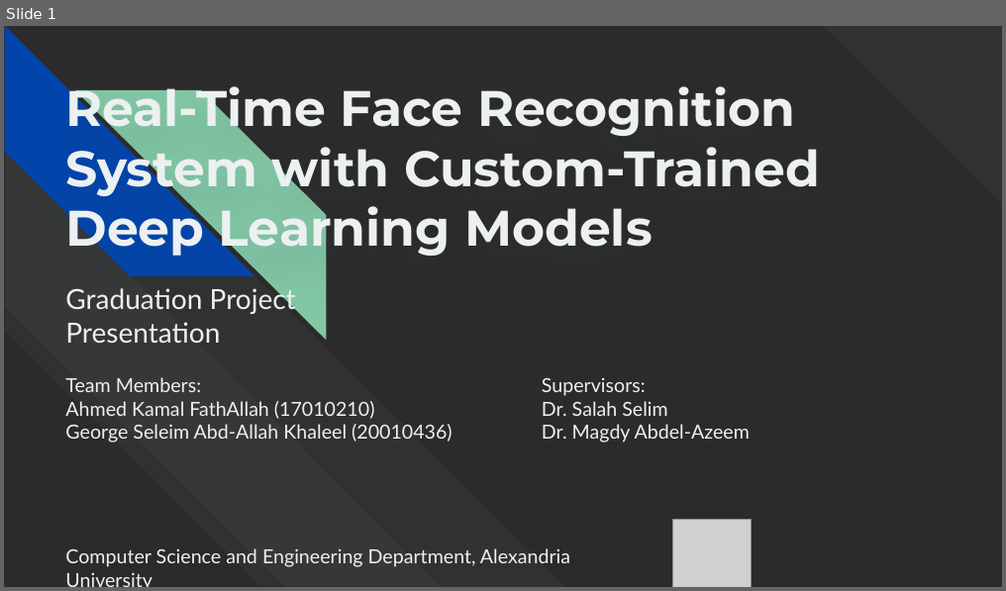
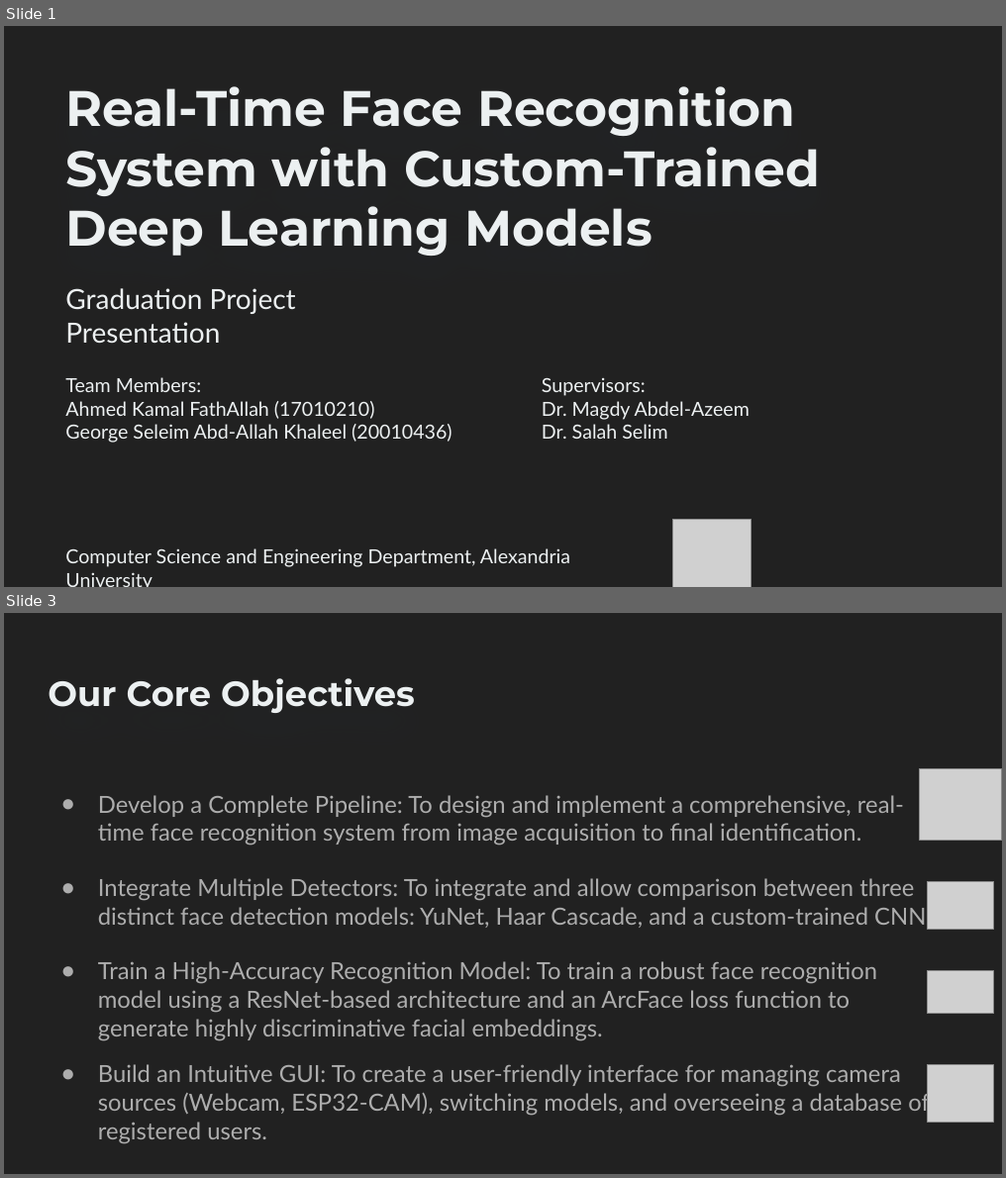
Before and after one commit to AhmedKamal75/Graduation_Project, a slide deck: Real-Time Face Recognition System with Custom-Trained Deep Learning Models.pptx. Shown one above the other, each under a label of ours: slide 1 before the commit, slides 1 and 3 after it; the slides between them are not shown. The pictures are 1006x591 and 1006x1178 pixels, drawn with LibreOffice and Linux fonts; fonts in the diff are those of the drawing; grey boxes stand for pictures; background and template pictures are left out; a plain dark background stands for a picture behind light text. Boxes give left, top, right and bottom in pixels: in the first picture for what was removed or moved away, otherwise in the second. Text is boxed around its words. In the diff, an @@ line names an element or a change of style, - is before the commit and + after.

```diff
--- a/Real-Time Face Recognition System with Custom-Trained Deep Learning Models.pptx
+++ b/Real-Time Face Recognition System with Custom-Trained Deep Learning Models.pptx
@@ slide 3 added at (4, 613, 1002, 1174), background #212121 @@
@@ title added at (48, 678, 415, 713), 25.2 pt, text #ECF0F1, bold @@
+Our Core Objectives
@@ picture added at (919, 769, 1002, 841) @@
@@ text added at (98, 795, 904, 846), 17 pt, text #ADADAD @@
+● Develop a Complete Pipeline: To design and implement a comprehensive, real-time face recognition system from image acquisition to final identification.
@@ text added at (98, 878, 932, 930), 17 pt, text #ADADAD @@
+● Integrate Multiple Detectors: To integrate and allow comparison between three distinct face detection models: YuNet, Haar Cascade, and a custom-trained CNN.
@@ picture added at (927, 881, 993, 929) @@
@@ text added at (98, 961, 877, 1042), 17 pt, text #ADADAD @@
+● Train a High-Accuracy Recognition Model: To train a robust face recognition model using a ResNet-based architecture and an ArcFace loss function to generate highly discriminative facial embeddings.
@@ picture added at (927, 971, 993, 1014) @@
@@ text added at (98, 1064, 930, 1145), 17 pt, text #ADADAD @@
+● Build an Intuitive GUI: To create a user-friendly interface for managing camera sources (Webcam, ESP32-CAM), switching models, and overseeing a database of registered users.
@@ picture added at (927, 1065, 993, 1122) @@
@@ slide 1 changed as well @@
@@ background picture (left out) to #212121 @@
@@ diag stripe removed at (823, 26, 1002, 205) @@
@@ group removed at (4, 27, 566, 586): 4 diag stripes @@
@@ text at (542, 401, 749, 420): paragraph added @@
+Dr. Magdy Abdel-Azeem
@@ text at (542, 424, 749, 443): paragraph removed @@
-Dr. Magdy Abdel-Azeem
```
Also in this commit, not shown: 10 other slides changed, 10 other slides added, 6 slides removed, 5 other files.
